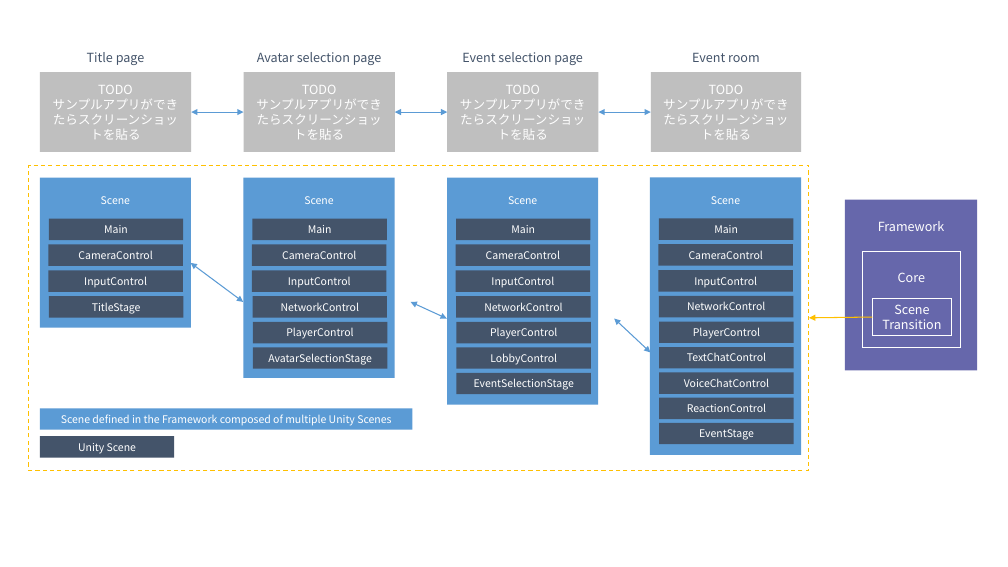
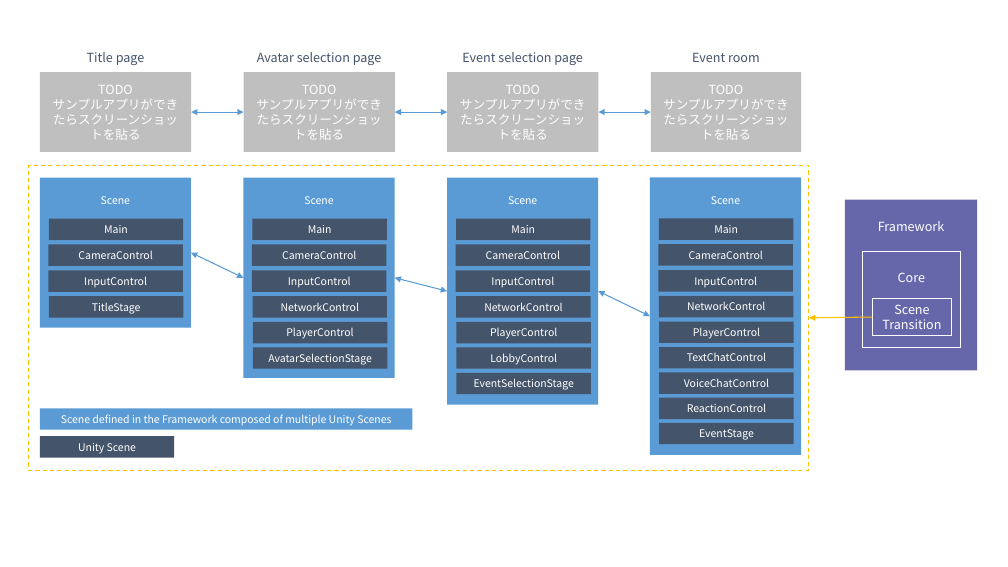
Before and after one commit to extreal-dev/Extreal.Guide, a slide deck: slide 2 of work/work.pptx. Drawn at 1008x567 pixels with LibreOffice and Linux fonts; fonts in the diff are those of the drawing. Boxes give left, top, right and bottom in pixels: in the first picture for what was removed or moved away, otherwise in the second. Text is boxed around its words. In the diff, an @@ line names an element or a change of style, - is before the commit and + after.

```diff
--- a/work/work.pptx
+++ b/work/work.pptx
@@ double arrow moved from (243, 302) - (191, 263) to (243, 278) - (191, 253) @@
@@ double arrow moved from (447, 318) - (411, 302) to (447, 291) - (395, 278) @@
@@ double arrow moved from (615, 318) - (650, 352) to (598, 291) - (650, 316) @@
```
Also in this commit, not shown: 18 other files.
